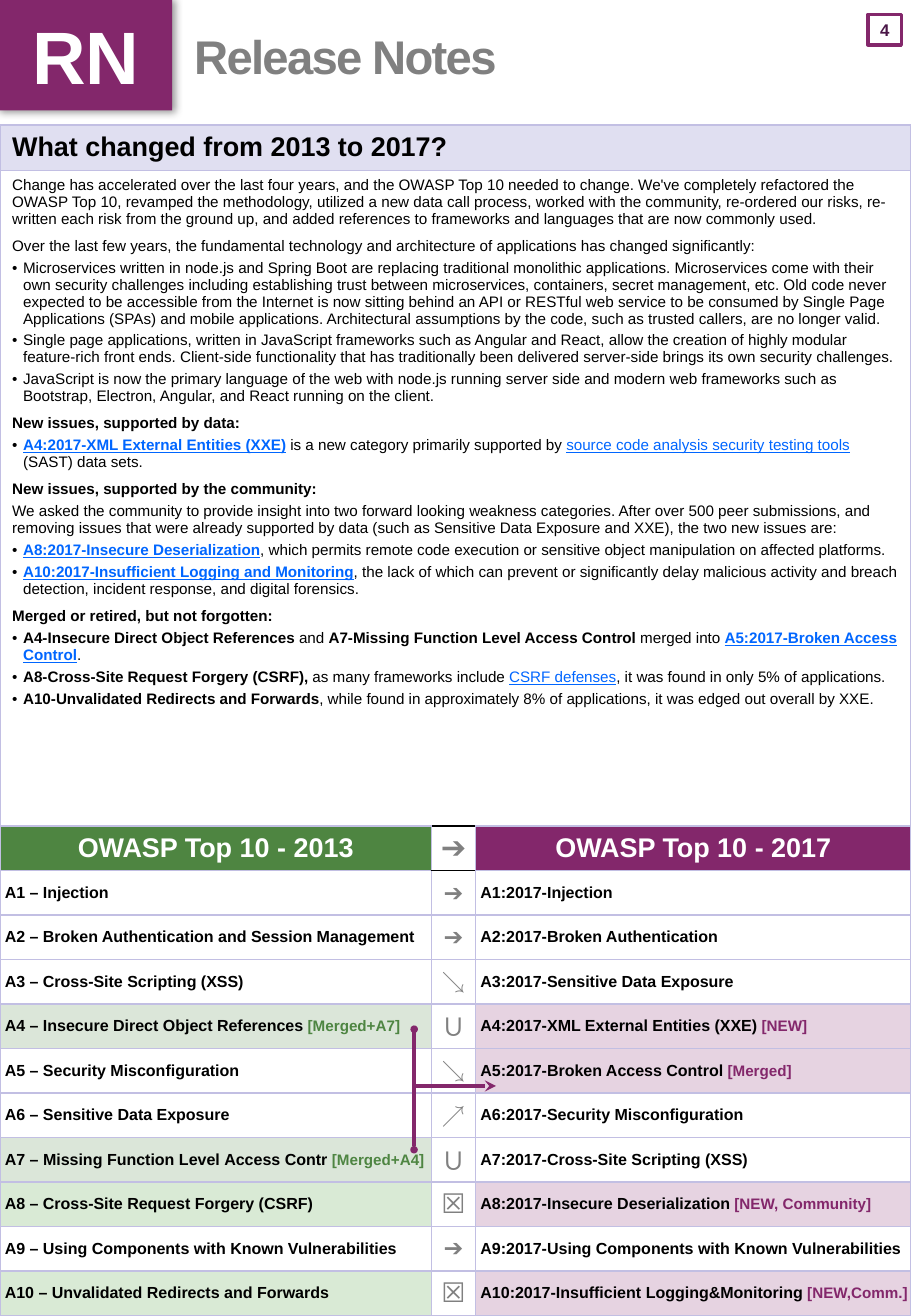
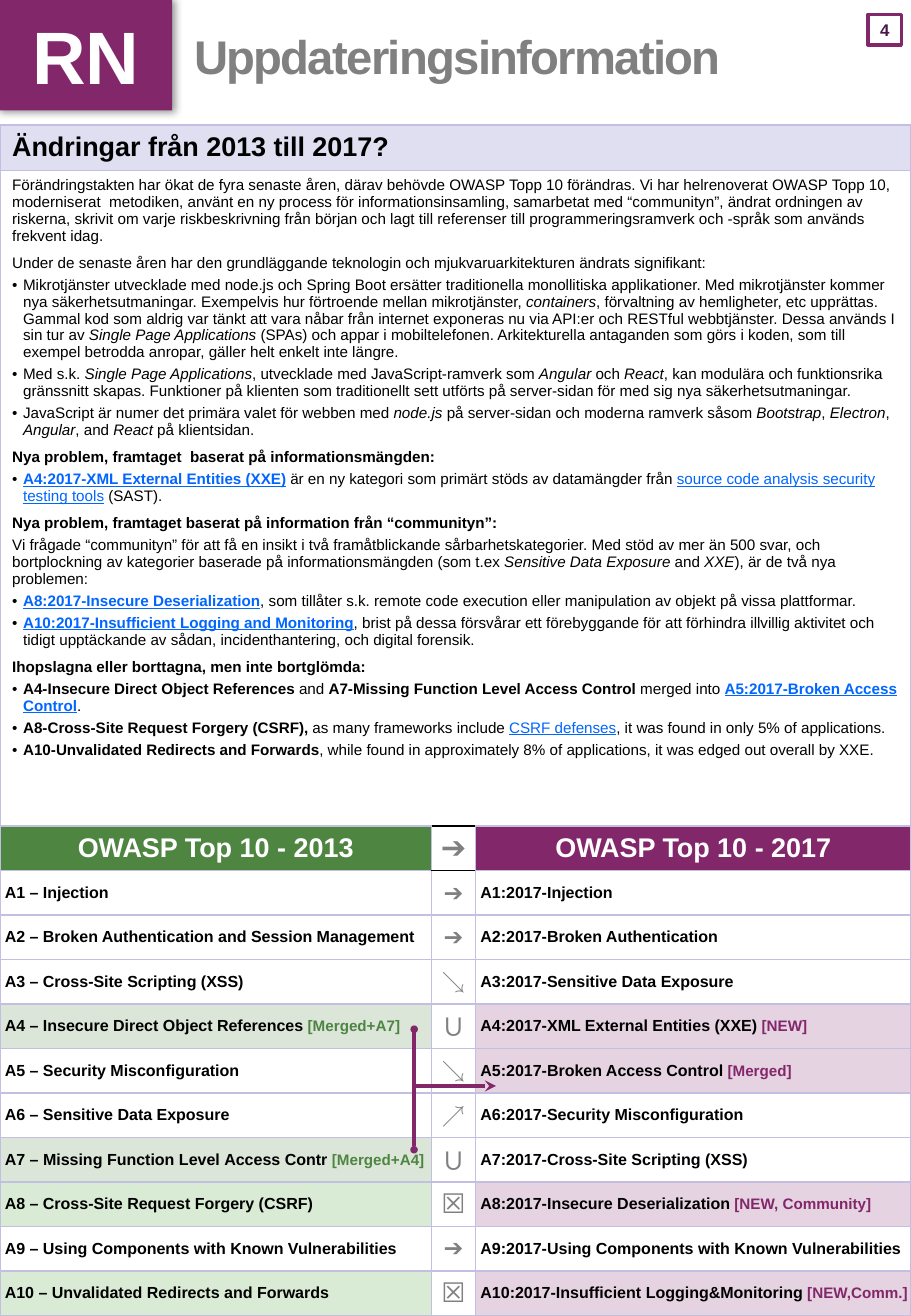
Before and after one commit to xl-sec/Top10, a slide deck: slide 5 of 2017/se/OWASP_Top10-2017_(se).pptx. Drawn at 911x1316 pixels with LibreOffice and Linux fonts; fonts in the diff are those of the drawing. Boxes give left, top, right and bottom in pixels: in the first picture for what was removed or moved away, otherwise in the second. Text is boxed around its words. In the diff, an @@ line names an element or a change of style, - is before the commit and + after.

```diff
--- a/2017/se/OWASP_Top10-2017_(se).pptx
+++ b/2017/se/OWASP_Top10-2017_(se).pptx
@@ title at [194, 40, 721, 84]: text changed @@
-Release Notes
+Uppdateringsinformation
@@ table at [0, 125, 911, 1316] @@
-row 1, column 1: What changed from 2013 to 2017?
+row 1, column 1: Ändringar från 2013 till 2017?
-row 2, column 1: Change has accelerated over the last four years, and the OWASP Top 10 needed to change. We've completely refactored the OWASP Top 10, revamped the methodology, utilized a new data call process, worked with the community, re-ordered our risks, re-written each risk from the ground up, and added references to frameworks and languages that are now commonly used. / Over the last few years, the fundamental technology and architecture of applications has changed significantly: / Microservices written in node.js and Spring Boot are replacing traditional monolithic applications. Microservices come with their own security challenges including establishing trust between microservices, containers, secret management, etc. Old code never expected to be accessible from the Internet is now sitting behind an API or RESTful web service to be consumed by Single Page Applications (SPAs) and mobile applications. Architectural assumptions by the code, such as trusted callers, are no longer valid. / Single page applications, written in JavaScript frameworks such as Angular and React, allow the creation of highly modular feature-rich front ends. Client-side functionality that has traditionally been delivered server-side brings its own security challenges. / JavaScript is now the primary language of the web with node.js running server side and modern web frameworks such as Bootstrap, Electron, Angular, and React running on the client. / New issues, supported by data: / A4:2017-XML External Entities (XXE) is a new category primarily supported by source code analysis security testing tools (SAST) data sets. / New issues, supported by the community: / We asked the community to provide insight into two forward looking weakness categories. After over 500 peer submissions, and removing issues that were already supported by data (such as Sensitive Data Exposure and XXE), the two new issues are: / A8:2017-Insecure Deserialization, which permits remote code execution or sensitive object manipulation on affected platforms. / A10:2017-Insufficient Logging and Monitoring, the lack of which can prevent or significantly delay malicious activity and breach detection, incident response, and digital forensics. / Merged or retired, but not forgotten: / A4-Insecure Direct Object References and A7-Missing Function Level Access Control merged into A5:2017-Broken Access Control. / A8-Cross-Site Request Forgery (CSRF), as many frameworks include CSRF defenses, it was found in only 5% of applications. / A10-Unvalidated Redirects and Forwards, while found in approximately 8% of applications, it was edged out overall by XXE.
+row 2, column 1: Förändringstakten har ökat de fyra senaste åren, därav behövde OWASP Topp 10 förändras. Vi har helrenoverat OWASP Topp 10, moderniserat metodiken, använt en ny process för informationsinsamling, samarbetat med “communityn”, ändrat ordningen av riskerna, skrivit om varje riskbeskrivning från början och lagt till referenser till programmeringsramverk och -språk som används frekvent idag. / Under de senaste åren har den grundläggande teknologin och mjukvaruarkitekturen ändrats signifikant: / Mikrotjänster utvecklade med node.js och Spring Boot ersätter traditionella monollitiska applikationer. Med mikrotjänster kommer nya säkerhetsutmaningar. Exempelvis hur förtroende mellan mikrotjänster, containers, förvaltning av hemligheter, etc upprättas. Gammal kod som aldrig var tänkt att vara nåbar från internet exponeras nu via API:er och RESTful webbtjänster. Dessa används I sin tur av Single Page Applications (SPAs) och appar i mobiltelefonen. Arkitekturella antaganden som görs i koden, som till exempel betrodda anropar, gäller helt enkelt inte längre. / Med s.k. Single Page Applications, utvecklade med JavaScript-ramverk som Angular och React, kan modulära och funktionsrika gränssnitt skapas. Funktioner på klienten som traditionellt sett utförts på server-sidan för med sig nya säkerhetsutmaningar. / JavaScript är numer det primära valet för webben med node.js på server-sidan och moderna ramverk såsom Bootstrap, Electron, Angular, and React på klientsidan. / Nya problem, framtaget baserat på informationsmängden: / A4:2017-XML External Entities (XXE) är en ny kategori som primärt stöds av datamängder från source code analysis security testing tools (SAST). / Nya problem, framtaget baserat på information från “communityn”: / Vi frågade “communityn” för att få en insikt i två framåtblickande sårbarhetskategorier. Med stöd av mer än 500 svar, och bortplockning av kategorier baserade på informationsmängden (som t.ex Sensitive Data Exposure and XXE), är de två nya problemen: / A8:2017-Insecure Deserialization, som tillåter s.k. remote code execution eller manipulation av objekt på vissa plattformar. / A10:2017-Insufficient Logging and Monitoring, brist på dessa försvårar ett förebyggande för att förhindra illvillig aktivitet och tidigt upptäckande av sådan, incidenthantering, och digital forensik. / Ihopslagna eller borttagna, men inte bortglömda: / A4-Insecure Direct Object References and A7-Missing Function Level Access Control merged into A5:2017-Broken Access Control. / A8-Cross-Site Request Forgery (CSRF), as many frameworks include CSRF defenses, it was found in only 5% of applications. / A10-Unvalidated Redirects and Forwards, while found in approximately 8% of applications, it was edged out overall by XXE.
```
Also in this commit, not shown: 4 other slides changed.
